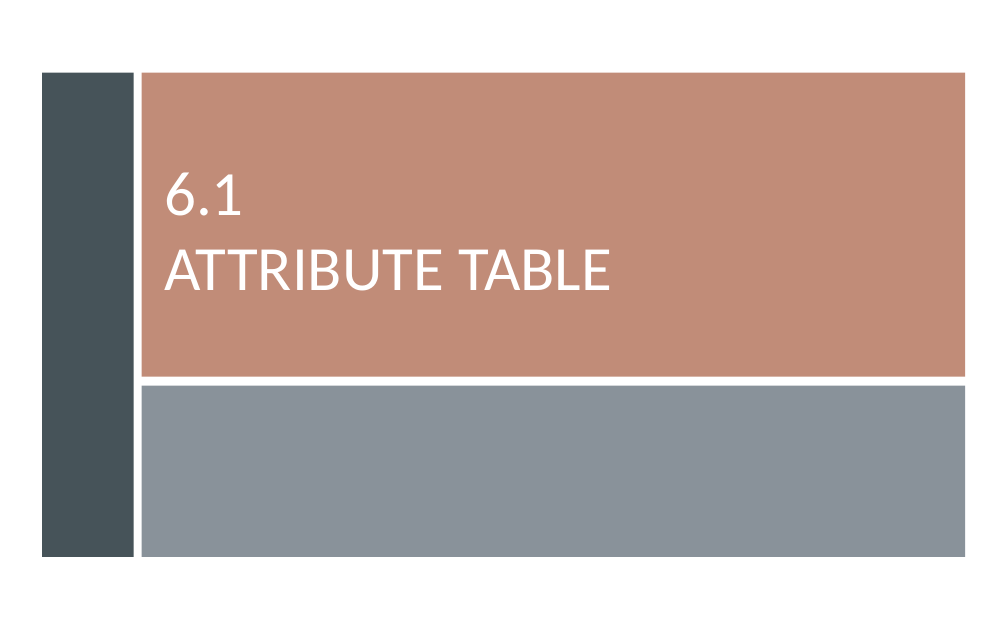
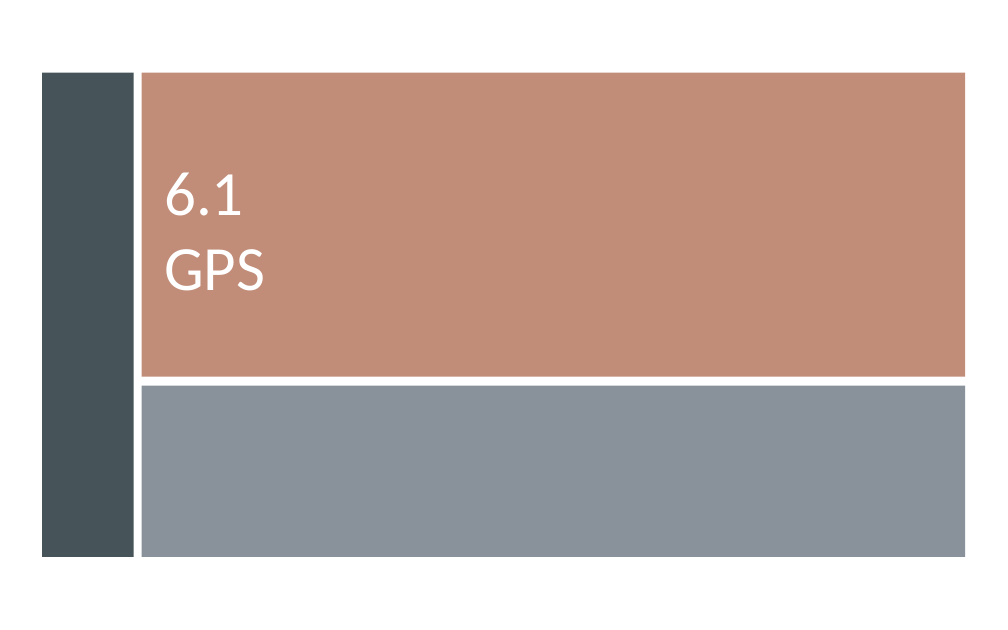
Before and after one commit to gisynw/Field_Techniques, a slide deck: slide 2 of docs/Lectures/Week06/Lecture05_GEOG3319_Receivers.pptx. Drawn at 1008x630 pixels with LibreOffice and Linux fonts; fonts in the diff are those of the drawing. Boxes give left, top, right and bottom in pixels: in the first picture for what was removed or moved away, otherwise in the second. Text is boxed around its words. In the diff, an @@ line names an element or a change of style, - is before the commit and + after.

```diff
--- a/docs/Lectures/Week06/Lecture05_GEOG3319_Receivers.pptx
+++ b/docs/Lectures/Week06/Lecture05_GEOG3319_Receivers.pptx
@@ title at box(164, 172, 265, 291): text changed @@
-6.1
-ATTRIBUTE TABLE
+6.1
+GPS
```
Also in this commit, not shown: 1 other slide changed, 1 slide added, 4 slides removed, 1 other file.
